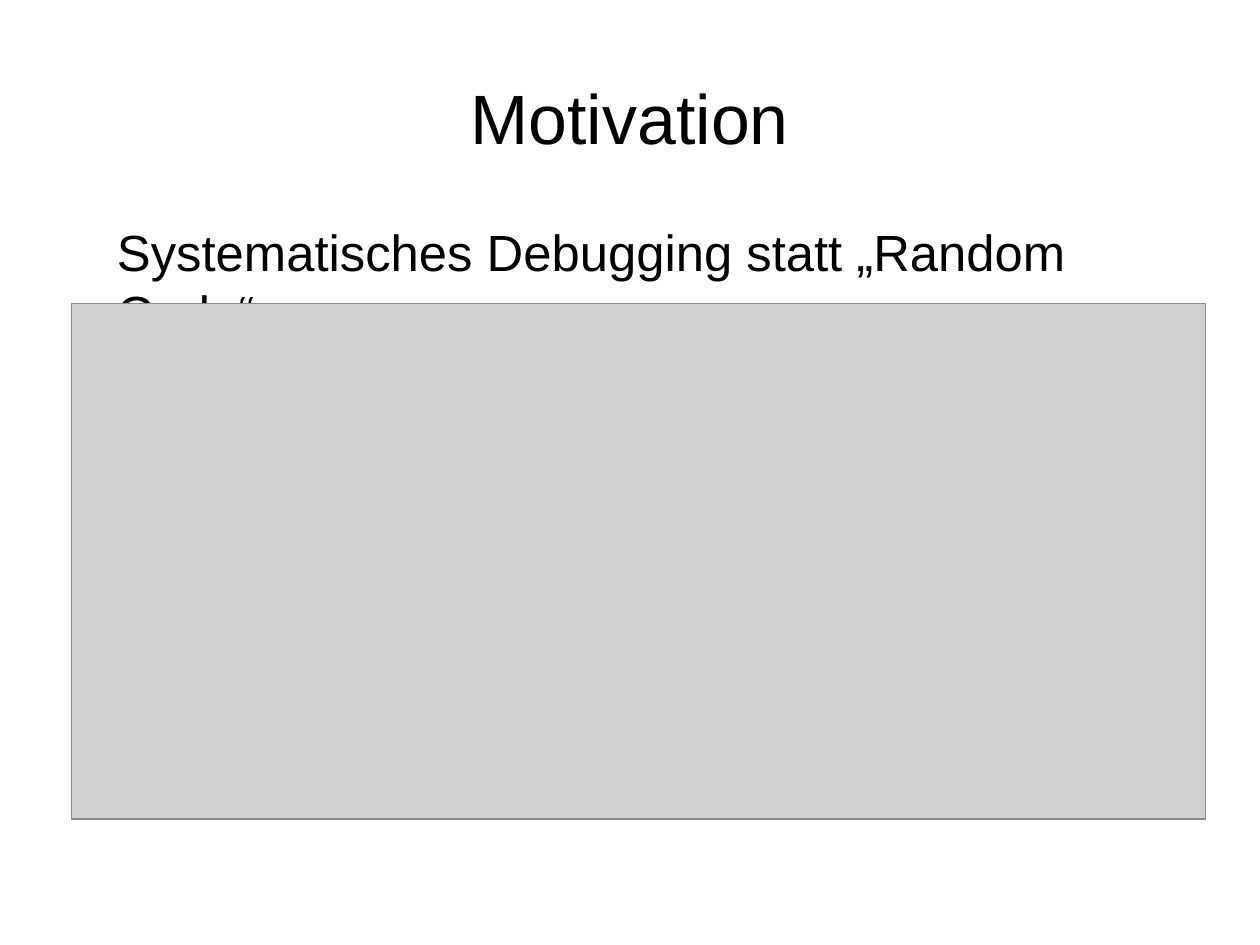
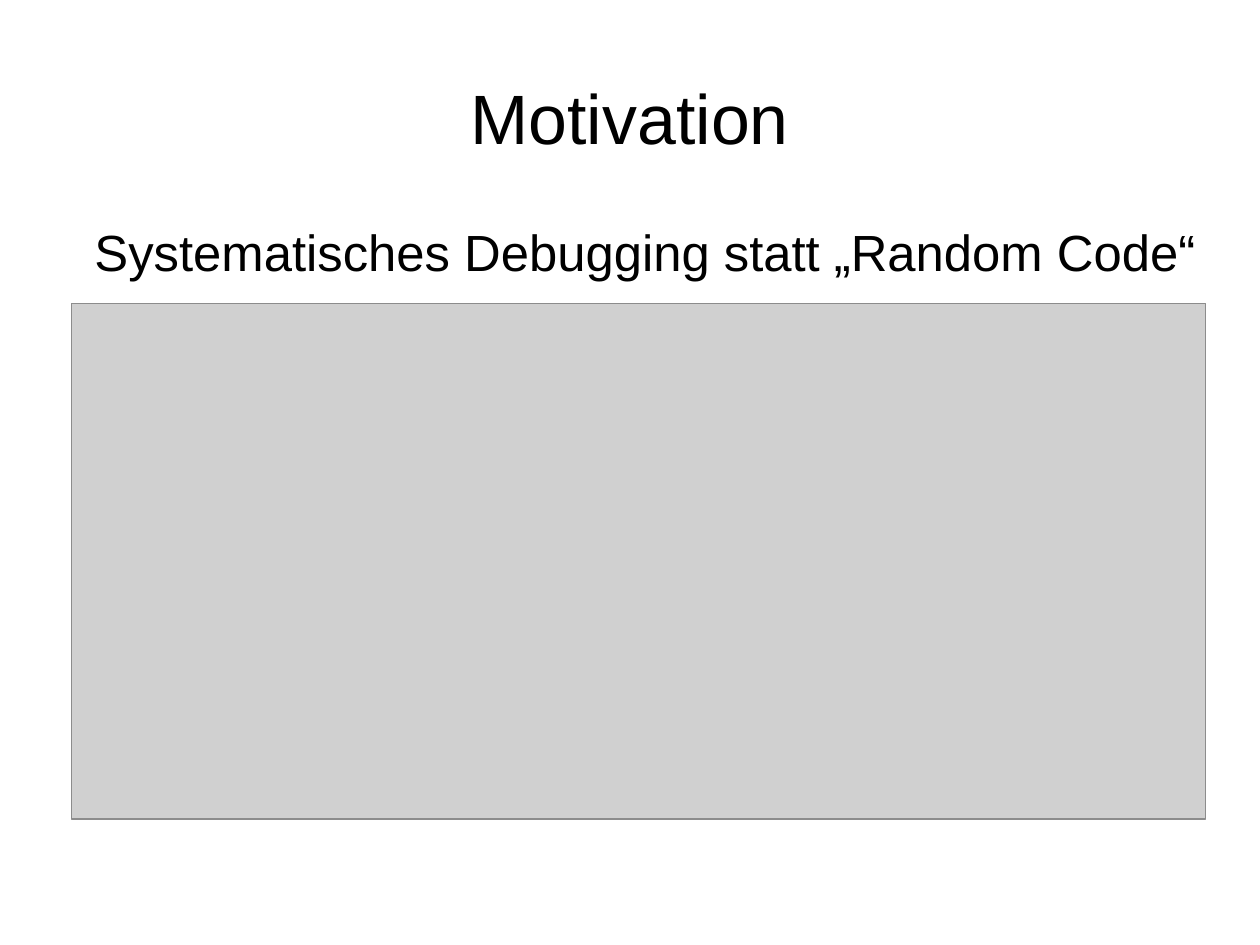
Before and after one commit to CVVisualPSETeam/Dokumente, a slide deck: slide 3 of Presentation/presentation.odp. Drawn at 1260x945 pixels with LibreOffice and Linux fonts; fonts in the diff are those of the drawing; grey boxes stand for pictures. Boxes give left, top, right and bottom in pixels: in the first picture for what was removed or moved away, otherwise in the second. Text is boxed around its words. In the diff, an @@ line names an element or a change of style, - is before the commit and + after.

Commit message:
Hmm...

```diff
--- a/Presentation/presentation.odp
+++ b/Presentation/presentation.odp
@@ text "Systematisches Debugging statt „Random Code“" rewrapped from [117, 234, 1065, 304] to [94, 234, 1195, 282] @@
```
Also in this commit, not shown: 2 other slides changed, 1 slide added, 1 slide removed.
